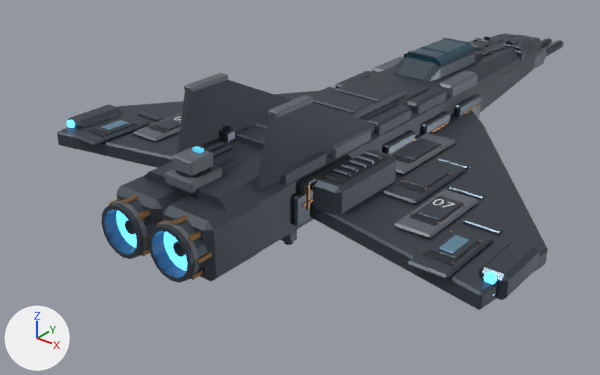
The glTF model assets/ships/interceptor.glb, before and after one commit.
Rendered twice from a camera (50 mm lens) standing at (17.5, -26.5, 12.6) and looking at (-2.8, -1.1, -3.2). The axes (+X, +Y, +Z) are drawn at lower left. The lights are the same throughout. The picture after the commit comes second. Where no turn or scale is listed for an object, it has been applied to the vertices. Vertices at exactly the same position are counted once.

Names of what the first picture shows: 'FleetHull', 'mesh_pd_yaw_1' and 1 more.
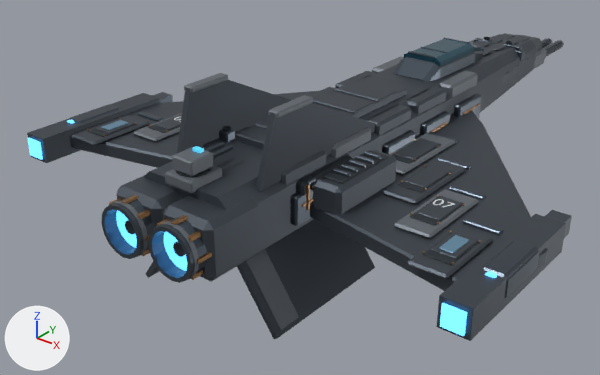
Boxes [x1, y1, x2, y2] around the edits, measured in the pictures (600 x 375 px):
'FleetHull', reshaped (7% wider, 11% taller): before [57, 33, 564, 310]; after [27, 33, 572, 341]
part 1 of me_armored_central_fuselage_001, added: after [27, 93, 160, 163]
part 2 of me_armored_central_fuselage_001, added: after [437, 214, 566, 341]
part 3 of me_armored_central_fuselage_001, added (mostly hidden): after [152, 92, 173, 103]
part 4 of me_armored_central_fuselage_001, added: after [544, 210, 572, 238]
part 5 of me_armored_central_fuselage_001, added: after [27, 138, 43, 160]
part 6 of me_armored_central_fuselage_001, added (blue): after [440, 303, 467, 336]
part 7 of me_armored_central_fuselage_001, built on: after [146, 219, 375, 339]

The change, as a list of edits to the scene's bpy script:
```text
Change me_armored_central_fuselage_001:
    used by ob_fleethull; location = (0.0, 0.0, 0.0)
    remove me_armored_central_fuselage_001.from_pydata(...)  # 7502 vertices, 13756 faces; spans x -9.8..9.8, y -12.2..18.4, z -2.1..3.5
    add me_armored_central_fuselage_001.from_pydata(...)  # 7582 vertices, 13876 faces; spans x -9.8..9.8, y -12.2..18.4, z -3.6..3.5
    me_armored_central_fuselage_001 part 1: a new loose piece, a box spanning x -9.7..-8.7, y -9.6..-3.6, z -0.7..0.3, in mat_armor___graphite_titanium (greyish blue #4d555d)
    me_armored_central_fuselage_001 part 2: a new loose piece, a box spanning x 8.7..9.7, y -9.6..-3.6, z -0.7..0.3, in mat_armor___graphite_titanium (greyish blue #4d555d)
    me_armored_central_fuselage_001 part 3: a new loose piece, a box spanning x -9.53..-8.87, y -3.75..-2.62, z -0.53..0.13, in mat_edge___brushed_alloy (greyish blue #4d5761)
    me_armored_central_fuselage_001 part 4: a new loose piece, a box spanning x 8.87..9.53, y -3.75..-2.62, z -0.53..0.13, in mat_edge___brushed_alloy (greyish blue #4d5761)
    me_armored_central_fuselage_001 part 5: a new loose piece, a box spanning x -9.557..-8.843, y -9.683..-9.593, z -0.557..0.157, in mat_engineglow (blue #59b6ff, glowing blue #59b6ff)
    me_armored_central_fuselage_001 part 6: a new loose piece, a box spanning x 8.843..9.557, y -9.683..-9.593, z -0.557..0.157, in mat_engineglow (blue #59b6ff, glowing blue #59b6ff)
    me_armored_central_fuselage_001 part 7
    20 faces are deleted
    16 vertices are added at x -3.1..3.1, y -9.8..-9.5, z -3.6..-1.0
    8 new vertices lie (0.0, 5.7, 0.0) away from vertices in x -3.1..3.1, y -9.8, z -3.6..-1.0
    8 new vertices lie (0.0, 1.0, 0.0) away from vertices in x -3.1..3.1, y -9.5, z -3.5..-1.1
    24 new faces join them, mat_armor___graphite_titanium (greyish blue #4d555d)
    24 new faces join them, mat_armor___raised_ceramic (grey #6f767d)
    20 new faces join them, mat_thermal___copper_manifold (brown #997348)
    other edits to the shape of me_armored_central_fuselage_001 do not show in these pictures
```
